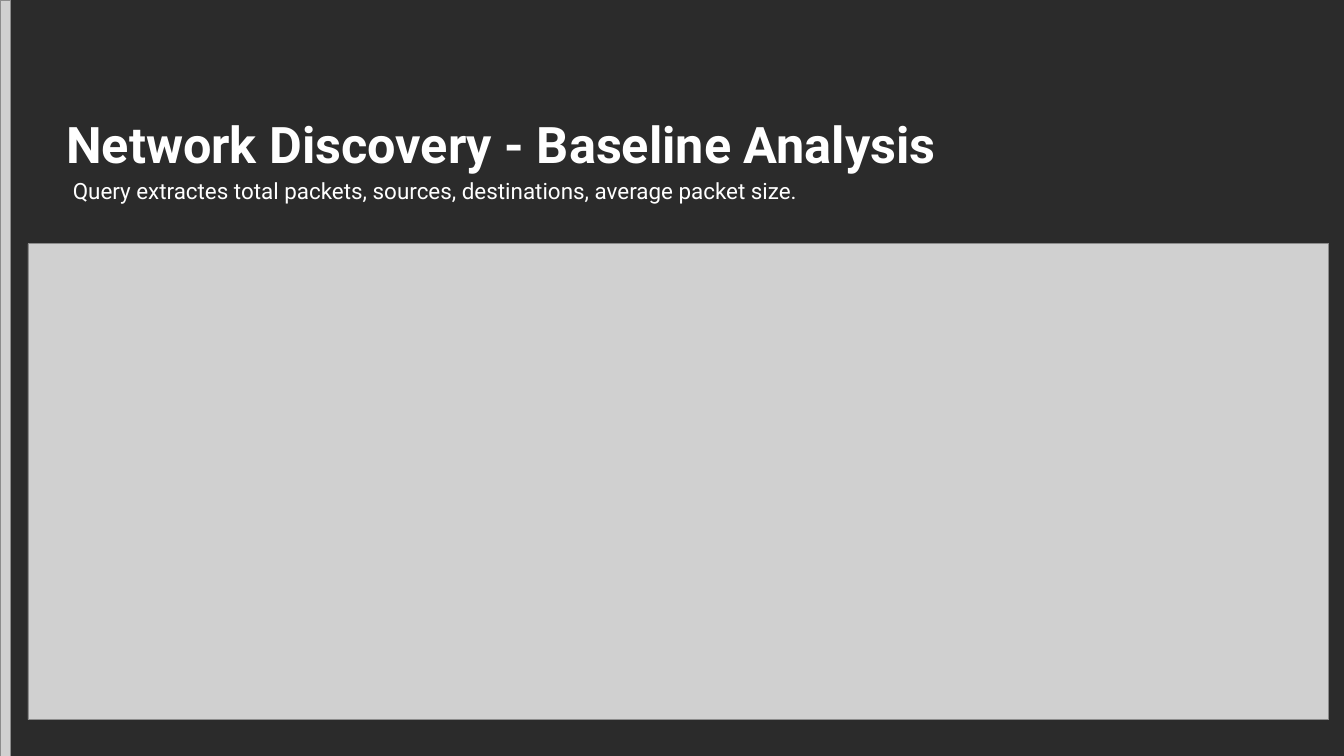
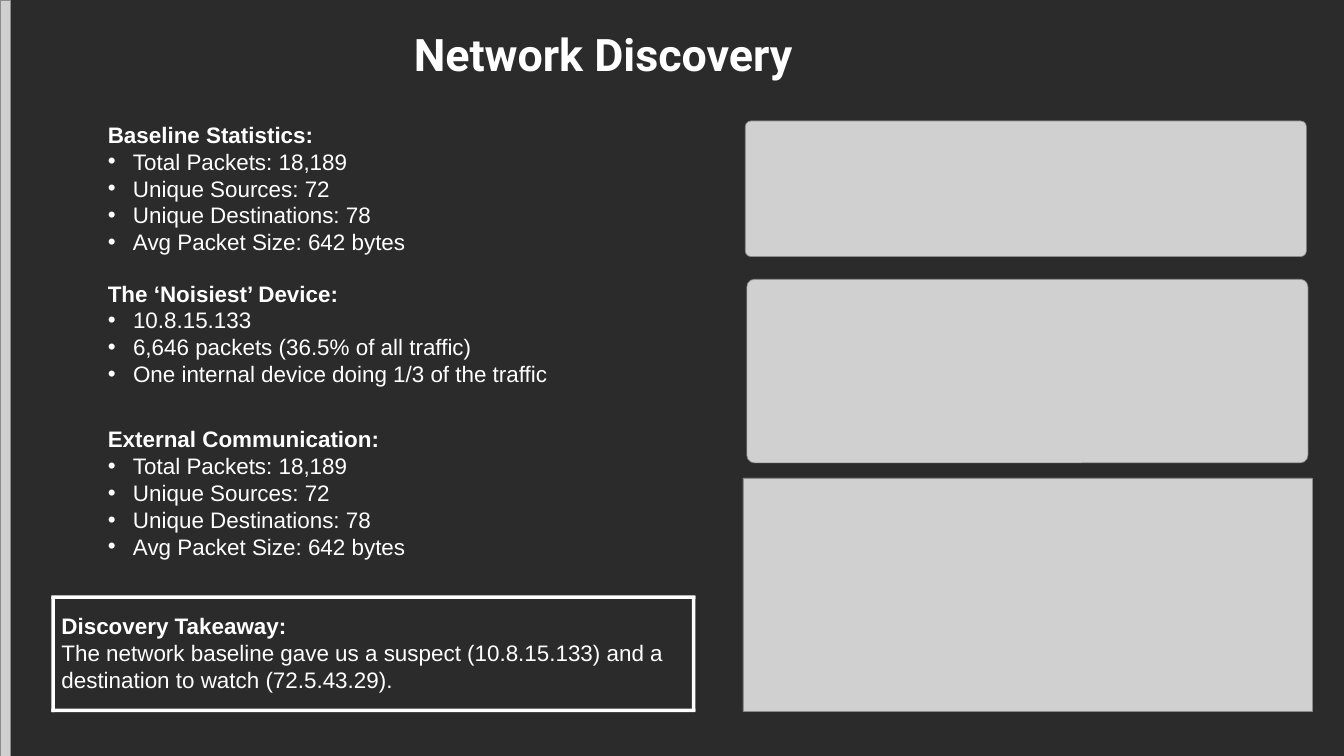
Before and after one commit to MelissaAbdelkafi/Splunk-Entreprise-Evaluation-in-Threat-Detection, a slide deck: slide 7 of SplunkEvaluationPresentation.pptx. Drawn at 1344x756 pixels with LibreOffice and Linux fonts; fonts in the diff are those of the drawing; grey boxes stand for pictures; background and template pictures are left out; a plain dark background stands for a picture behind light text. Boxes give left, top, right and bottom in pixels: in the first picture for what was removed or moved away, otherwise in the second. Text is boxed around its words. In the diff, an @@ line names an element or a change of style, - is before the commit and + after.

```diff
--- a/SplunkEvaluationPresentation.pptx
+++ b/SplunkEvaluationPresentation.pptx
@@ title at box(414, 37, 792, 81): text changed; size 24 to 48 pt; bold on @@
-Network Discovery - Baseline Analysis
-Query extractes total packets, sources, destinations, average packet size.
+Network Discovery
@@ text added at box(108, 126, 406, 255), 24 pt, text #FFFFFF @@
+Baseline Statistics:
+• Total Packets: 18,189
+• Unique Sources: 72
+• Unique Destinations: 78
+• Avg Packet Size: 642 bytes
@@ picture added at box(745, 121, 1306, 257) @@
@@ text added at box(108, 285, 547, 387), 24 pt, text #FFFFFF @@
+The ‘Noisiest’ Device:
+• 10.8.15.133
+• 6,646 packets (36.5% of all traffic)
+• One internal device doing 1/3 of the traffic
@@ picture: place and size @@
-picture at box(28, 243, 1329, 719)
+picture at box(747, 280, 1308, 463)
@@ text added at box(108, 430, 406, 560), 24 pt, text #FFFFFF @@
+External Communication:
+• Total Packets: 18,189
+• Unique Sources: 72
+• Unique Destinations: 78
+• Avg Packet Size: 642 bytes
@@ picture added at box(743, 478, 1312, 712) @@
@@ freeform shape added at box(51, 596, 695, 599), fill #FFFFFF @@
@@ freeform shape added at box(52, 597, 55, 712), fill #FFFFFF @@
@@ freeform shape added at box(692, 596, 696, 712), fill #FFFFFF @@
@@ text added at box(61, 617, 662, 693), 24 pt, text #FFFFFF @@
+Discovery Takeaway:
+The network baseline gave us a suspect (10.8.15.133) and a destination to watch (72.5.43.29).
@@ freeform shape added at box(51, 709, 695, 712), fill #FFFFFF @@
```
Also in this commit, not shown: 5 other slides changed, 5 slides removed.
